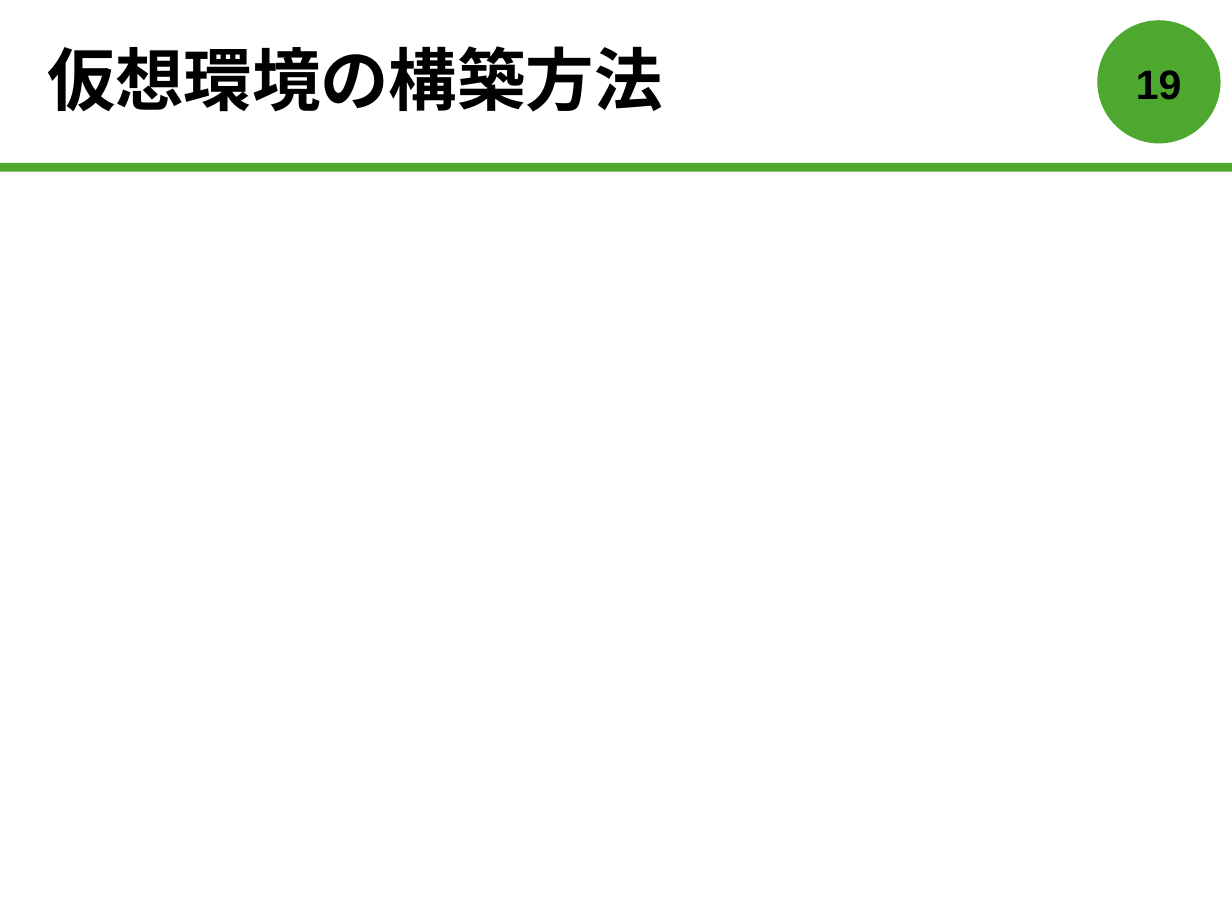
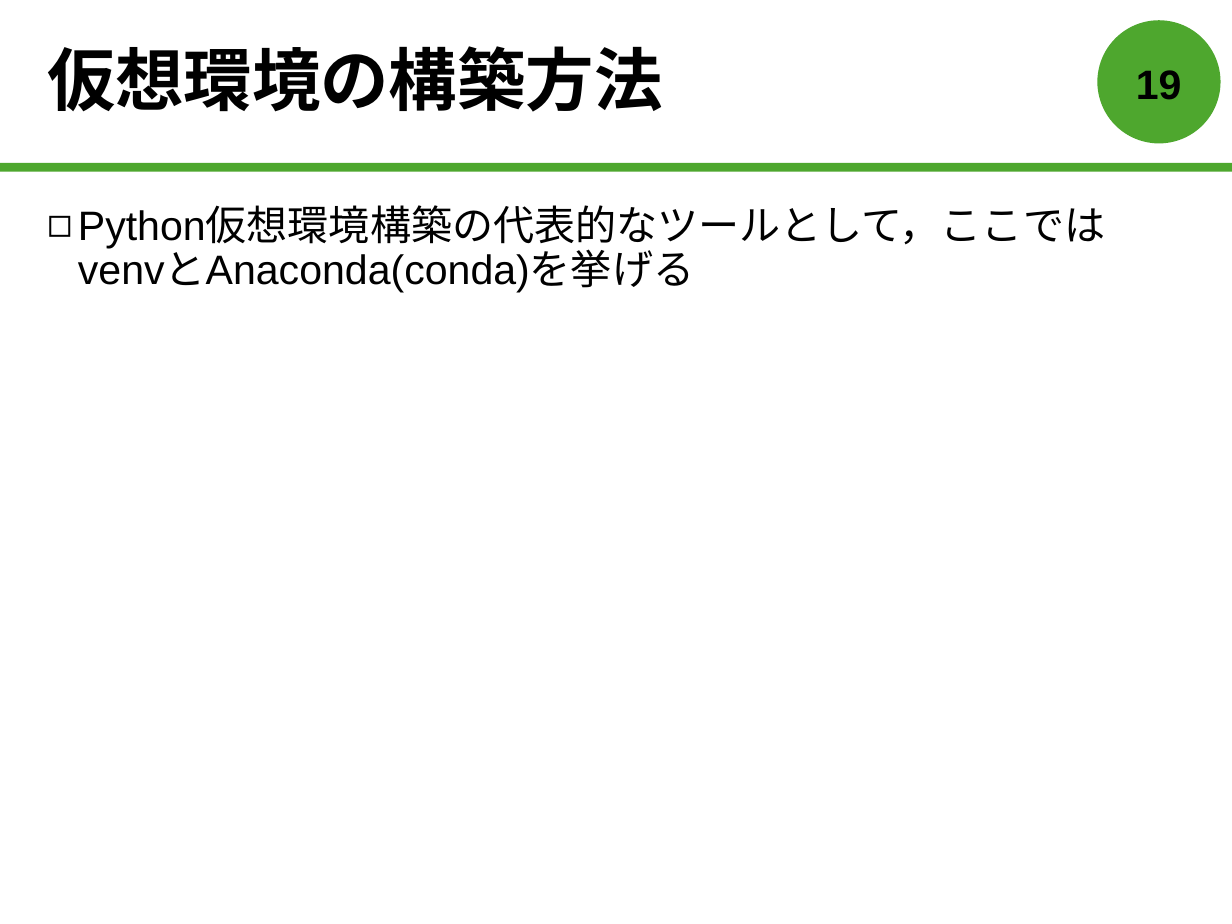
Before and after one commit to forest-book/MatlabLOSFormation, a slide deck: slide 20 of 森本皓斗.pptx. Drawn at 1232x924 pixels with LibreOffice and Linux fonts; fonts in the diff are those of the drawing. Boxes give left, top, right and bottom in pixels: in the first picture for what was removed or moved away, otherwise in the second. Text is boxed around its words. In the diff, an @@ line names an element or a change of style, - is before the commit and + after.

```diff
--- a/森本皓斗.pptx
+++ b/森本皓斗.pptx
@@ text added at <box>78,207,1105,293</box>, 24 pt, text #000000 @@
+◻ Python仮想環境構築の代表的なツールとして，ここでは
+  venvとAnaconda(conda)を挙げる
```
